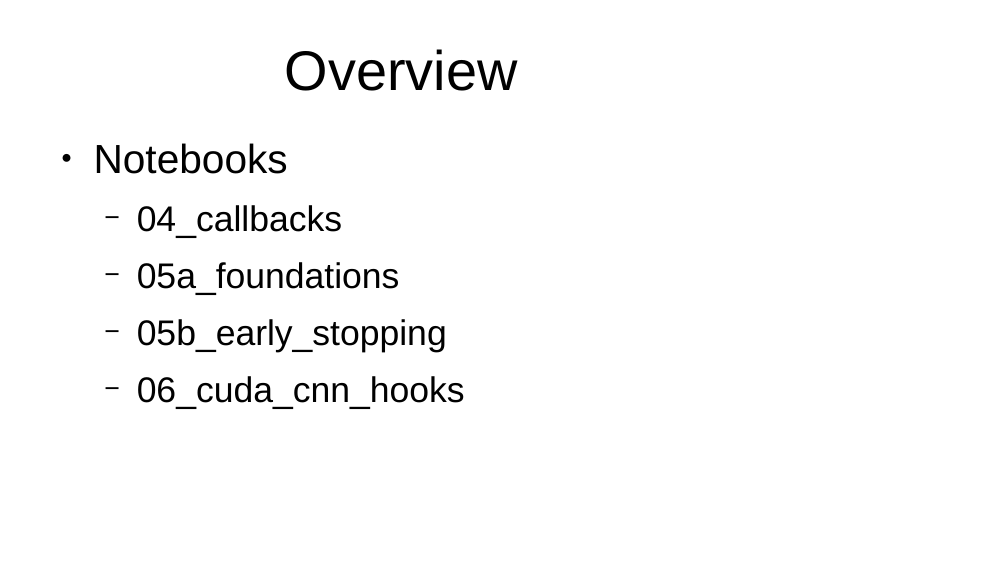
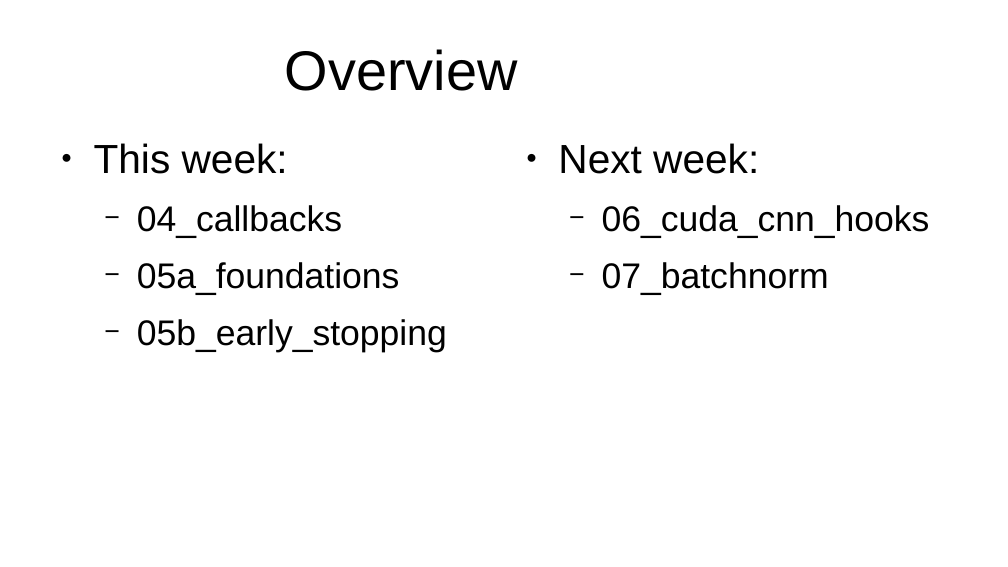
Before and after one commit to jcatanza/Fastai-Deep-Learning-From-the-Foundations-TWiML-Study-Group, a slide deck: slide 2 of study_group/meetup_slide_decks/Foundations_Lesson10c..pptx. Drawn at 1008x567 pixels with LibreOffice and Linux fonts; fonts in the diff are those of the drawing; background and template pictures are left out. Boxes give left, top, right and bottom in pixels: in the first picture for what was removed or moved away, otherwise in the second. Text is boxed around its words. In the diff, an @@ line names an element or a change of style, - is before the commit and + after.

```diff
--- a/study_group/meetup_slide_decks/Foundations_Lesson10c..pptx
+++ b/study_group/meetup_slide_decks/Foundations_Lesson10c..pptx
@@ text at [94, 143, 288, 174]: text changed @@
-● Notebooks
+● This week:
@@ text added at [558, 143, 930, 295], 28 pt, text #000000 @@
+● Next week:
+  − 06_cuda_cnn_hooks
+  − 07_batchnorm
@@ text at [137, 376, 465, 409]: paragraph removed @@
-  − 06_cuda_cnn_hooks
```
Also in this commit, not shown: 2 other files.
